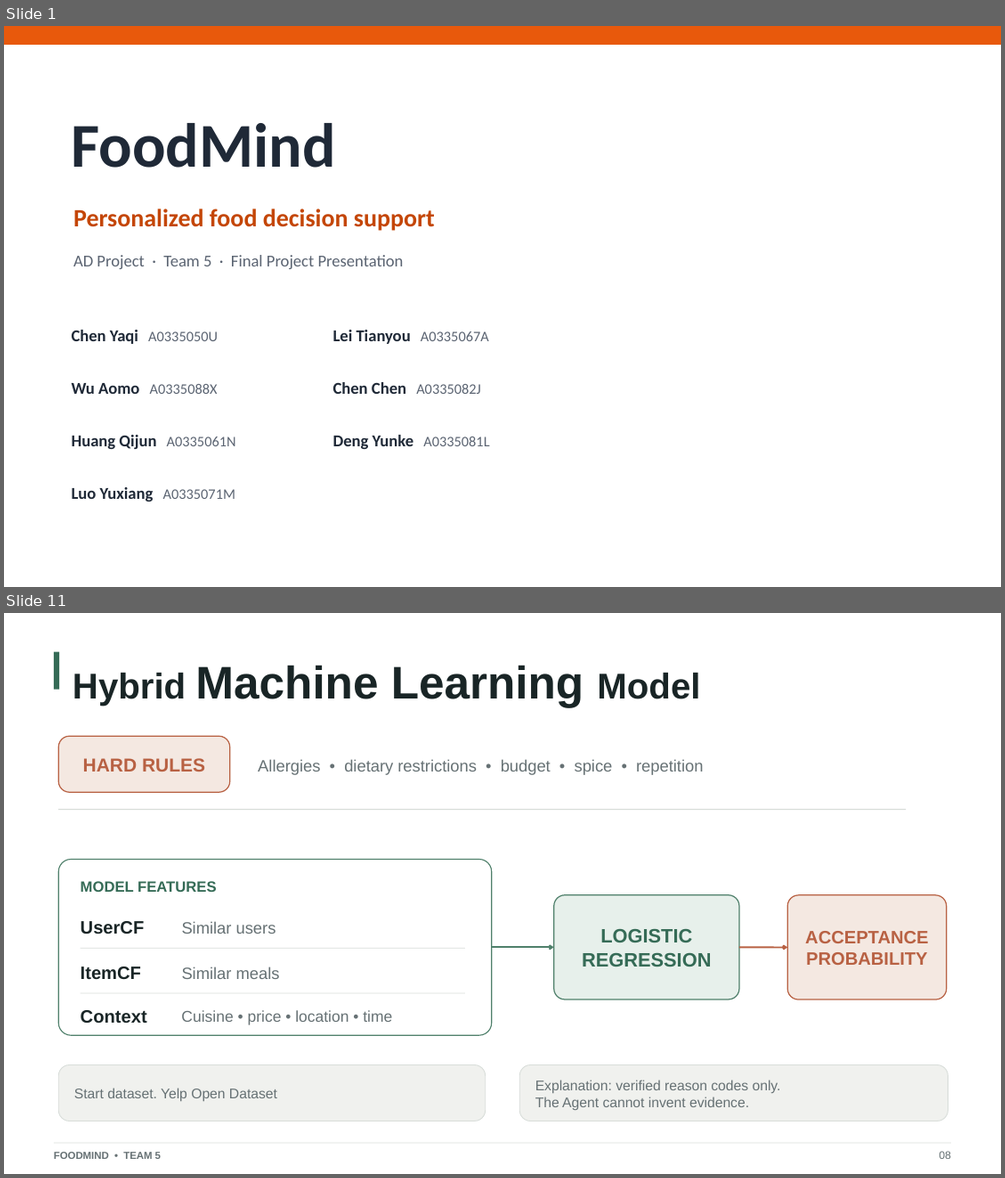
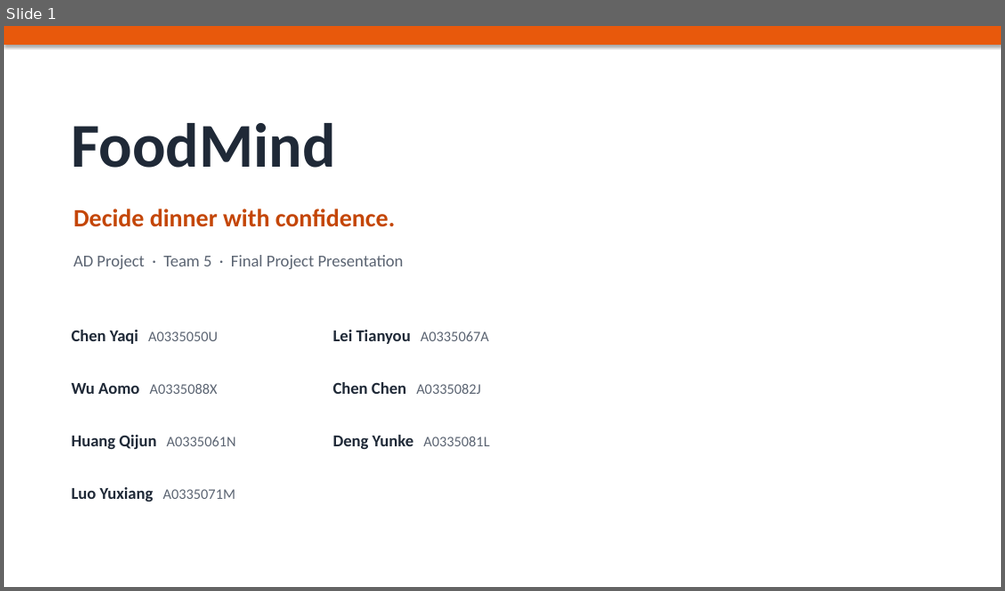
Before and after one commit to foodmind-team/foodmind-docs, a slide deck: presentation/slides/FoodMind_Final_Presentation.pptx. Shown one above the other, each under a label of ours: slides 1 and 11 before the commit, slide 1 after it; the slides between them are not shown. The pictures are 1005x1178 and 1005x591 pixels, drawn with LibreOffice and Linux fonts; fonts in the diff are those of the drawing. Boxes give left, top, right and bottom in pixels: in the first picture for what was removed or moved away, otherwise in the second. Text is boxed around its words. In the diff, an @@ line names an element or a change of style, - is before the commit and + after.

Commit message:
docs(presentation): refine final FoodMind story

```diff
--- a/presentation/slides/FoodMind_Final_Presentation.pptx
+++ b/presentation/slides/FoodMind_Final_Presentation.pptx
@@ slide 11 removed at box(4, 613, 1001, 1174), background #FFFFFF @@
@@ rectangle removed at box(54, 652, 59, 690) @@
@@ text removed at box(73, 665, 700, 707) @@
-Hybrid Machine Learning Model
@@ rounded rectangle removed at box(58, 737, 230, 793) @@
-HARD RULES
@@ text removed at box(258, 759, 703, 775) @@
-Allergies • dietary restrictions • budget • spice • repetition
@@ line removed from (58, 809) to (906, 809) @@
@@ rounded rectangle removed at box(58, 859, 492, 1035) @@
@@ text removed at box(81, 881, 216, 892) @@
-MODEL FEATURES
@@ rounded rectangle removed at box(554, 895, 739, 999) @@
-LOGISTIC
-REGRESSION
@@ rounded rectangle removed at box(788, 895, 947, 999) @@
-ACCEPTANCE
-PROBABILITY
@@ text removed at box(81, 921, 145, 934) @@
-UserCF
@@ text removed at box(182, 921, 276, 933) @@
-Similar users
@@ line removed from (81, 948) to (465, 948) @@
@@ arrow removed from (492, 948) to (554, 948) @@
@@ arrow removed from (739, 948) to (788, 948) @@
@@ text removed at box(81, 966, 141, 980) @@
-ItemCF
@@ text removed at box(182, 966, 280, 979) @@
-Similar meals
@@ line removed from (81, 993) to (465, 993) @@
@@ text removed at box(81, 1010, 147, 1023) @@
-Context
@@ text removed at box(181, 1010, 392, 1025) @@
-Cuisine • price • location • time
@@ rounded rectangle removed at box(58, 1064, 485, 1121) @@
-Start dataset. Yelp Open Dataset
@@ rounded rectangle removed at box(520, 1064, 948, 1121) @@
-Explanation: verified reason codes only.
-The Agent cannot invent evidence.
@@ line removed from (54, 1143) to (952, 1143) @@
@@ text removed at box(54, 1151, 161, 1159) @@
-FOODMIND • TEAM 5
@@ text removed at box(938, 1151, 951, 1159) @@
-08
@@ slide 1 changed as well @@
@@ rectangle at box(4, 26, 1001, 45): shadow on @@
@@ rectangle added at box(4, 26, 1001, 587), fill #FFFFFF @@
@@ text at box(73, 208, 395, 227): text changed @@
-Personalized food decision support
+Decide dinner with confidence.
```
Also in this commit, not shown: 13 other slides changed, 13 slides added, 12 other slides removed.
